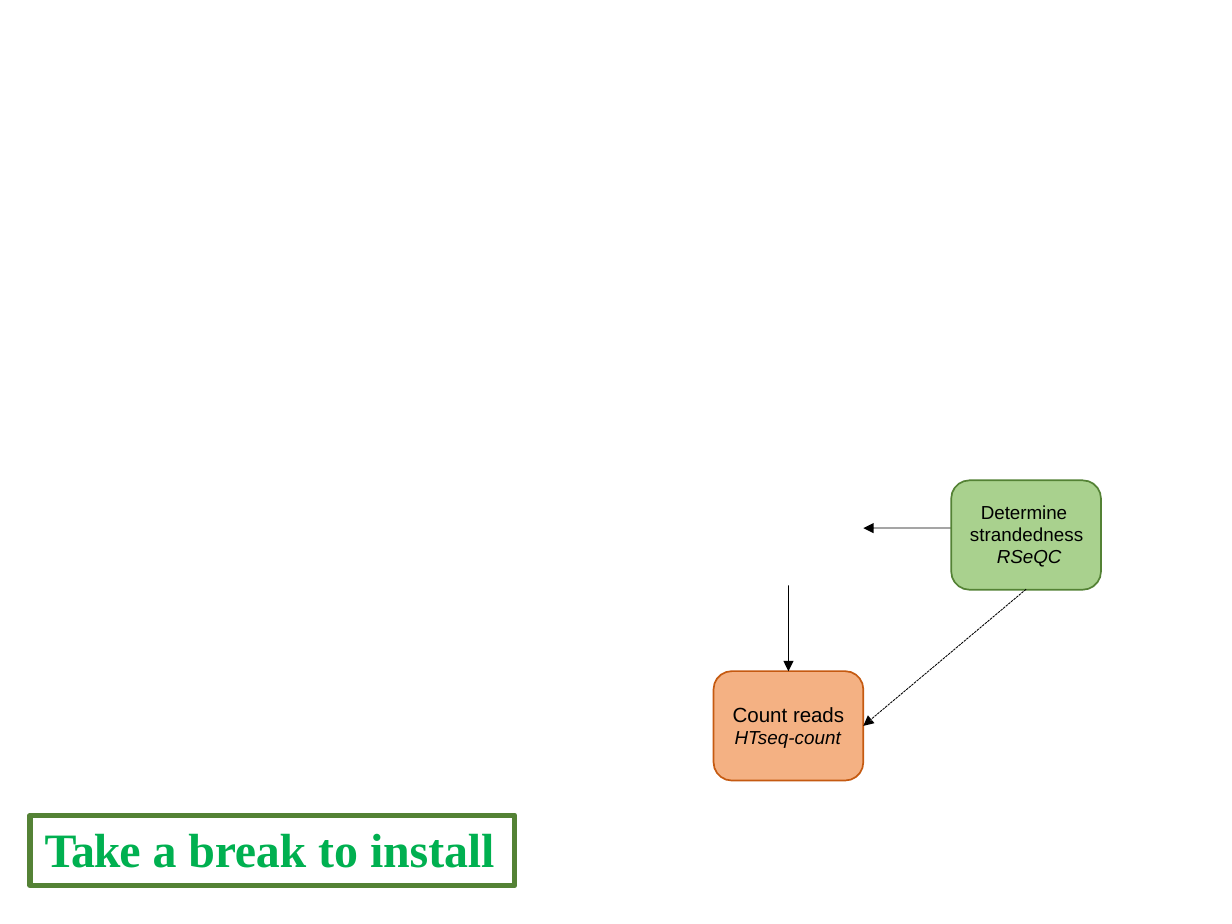
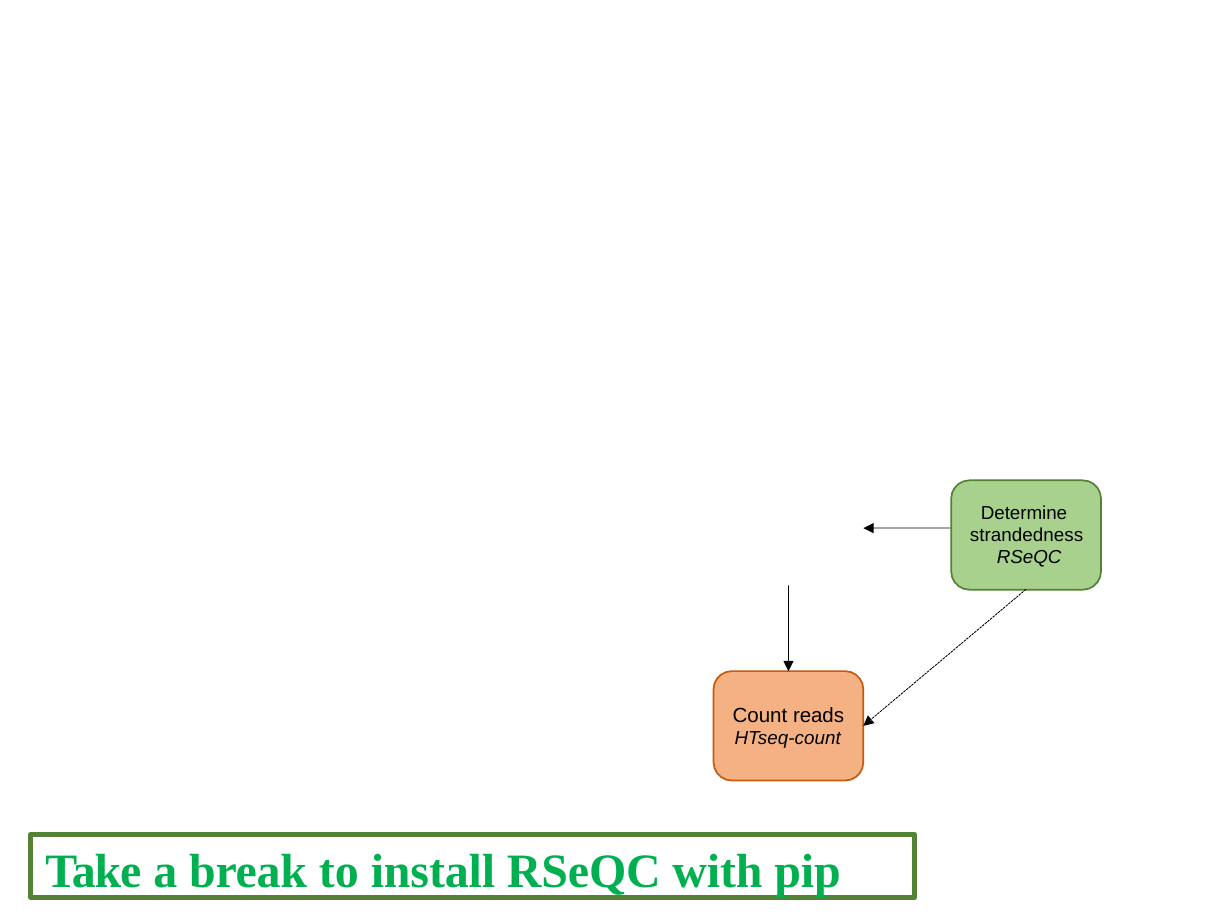
Before and after one commit to PRodriguez19/Intro-to-rnaseq, a slide deck: slide 5 of lectures/Lecture5-MMG3320.pptx. Drawn at 1232x924 pixels with LibreOffice and Linux fonts; fonts in the diff are those of the drawing; background and template pictures are left out. Boxes give left, top, right and bottom in pixels: in the first picture for what was removed or moved away, otherwise in the second. Text is boxed around its words. In the diff, an @@ line names an element or a change of style, - is before the commit and + after.

```diff
--- a/lectures/Lecture5-MMG3320.pptx
+++ b/lectures/Lecture5-MMG3320.pptx
@@ rectangle "Take a break to install ...": place and size @@
-rectangle "Take a break to install ..." at box(30, 816, 514, 886)
+rectangle "Take a break to install ..." at box(31, 834, 914, 897)
@@ text in rectangle at box(45, 853, 840, 896): text changed @@
-Take a break to install
+Take a break to install RSeQC with pip
```
Also in this commit, not shown: 1 other slide changed, 2 slides added, 1 slide removed, 17 other files.
